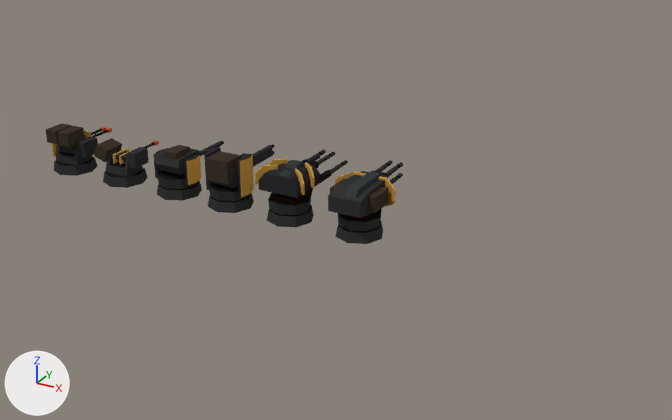
The Blender file blender/оружие/турель_пулеметная/турель_пулеметная.blend: old version first, new version second.
The view is the same before and after, from a 50 mm camera at (13.36, -16.44, 8.65) aimed at (3.87, 0.81, 0.02). Lighting does not change. The marker at lower left points along +X, +Y and +Z.

Before the edit, the objects in view are built like this:
```python
ob_турель_4_ствола = bpy.data.objects.new('турель_4_ствола', me_cube_006)
ob_турель_4_ствола.location = (3.14, 0.0, 0.0)
ob_турель_4_ствола_классика = bpy.data.objects.new('турель_4_ствола_классика', me_cube_007)
ob_турель_4_ствола_классика.location = (4.9, 0.0, 0.0)
ob_турель_крупный_калиб_2_ствола = bpy.data.objects.new('турель_крупный_калиб_2_ствола', me_cube_004)
ob_турель_крупный_калиб_2_ствола.location = (1.51, 0.0, 0.0)
ob_турель_пулеметная = bpy.data.objects.new('турель_пулеметная', me_cube_003)
ob_турель_пулеметная.location = (-1.68, 0.0, 0.0)
ob_турель_пулеметная_2_ствола = bpy.data.objects.new('турель_пулеметная_2_ствола', me_cube_002)
ob_турель_пулеметная_2_ствола.location = (-3.33, 0.0, 0.0)
ob_турель_пулеметная_крупный_калибр = bpy.data.objects.new('турель_пулеметная_крупный_калибр', me_cube_001)
ob_турель_пулеметная_крупный_калибр.location = (0.0, 0.0, 0.0)
```
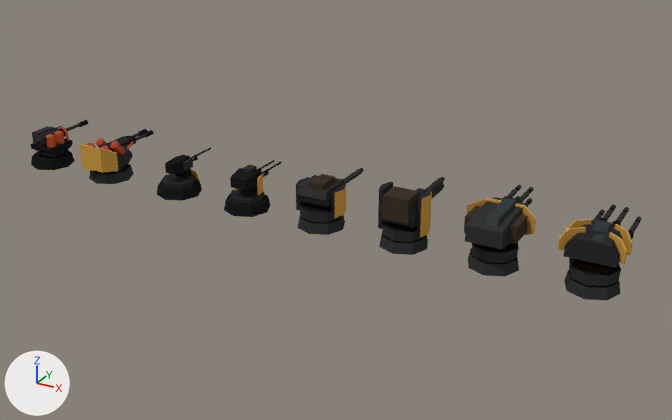
Pixel boxes (x1, y1, x2, y2) of what changed, in the pictures (672 x 420 px):
'турель_4_ствола', moved
    before: (255, 150, 348, 227)
    after: (558, 204, 642, 300)
'турель_4_ствола_классика', moved
    before: (328, 160, 403, 244)
    after: (464, 184, 536, 276)
'турель_крупный_калиб_2_ствола', moved
    before: (204, 144, 275, 213)
    after: (378, 177, 445, 255)
'турель_пулеметная_крупный_калибр', moved
    before: (154, 141, 224, 201)
    after: (296, 168, 363, 235)
'турель_пулеметная_2_ствола', deleted
    before: (46, 123, 112, 176)
'турель_огнемет_2_ствола', added
    after: (80, 129, 154, 184)
'турель_пулеметная', deleted
    before: (95, 138, 159, 188)
'турель_базовая_2_ствола', added (black)
    after: (224, 160, 282, 217)
'турель_огнемет', added (black)
    after: (31, 120, 88, 170)
'турель_пулеметная_базовая', added (black)
    after: (157, 147, 211, 201)

Patch to the scene script:
```diff
--- a/blender/оружие/турель_пулеметная/турель_пулеметная.blend.py
+++ b/blender/оружие/турель_пулеметная/турель_пулеметная.blend.py
@@ me_cube_010 @@
+me_cube_010.from_pydata(...)  # 348 vertices, 254 faces; spans x -0.55..0.55, y -0.64..1.55, z -0.01..0.99
+me_cube_010.materials.append(mat_общий_материал)  # picture img_общая_текстура_png_001
@@ me_cube_005 @@
+me_cube_005.from_pydata(...)  # 183 vertices, 132 faces; spans x -0.55..0.55, y -0.55..1.38, z -0.01..0.91
+me_cube_005.materials.append(mat_общий_материал)  # picture img_общая_текстура_png_001
@@ me_cube_009 @@
+me_cube_009.from_pydata(...)  # 202 vertices, 125 faces; spans x -0.55..0.55, y -0.55..1.35, z -0.01..0.94
+me_cube_009.materials.append(mat_общий_материал)  # picture img_общая_текстура_png_001
@@ me_cube_008 @@
+me_cube_008.from_pydata(...)  # 150 vertices, 95 faces; spans x -0.55..0.55, y -0.55..1.35, z -0.01..0.83
+me_cube_008.materials.append(mat_общий_материал)  # picture img_общая_текстура_png_001
@@ ob_турель_пулеметная @@
-ob_турель_пулеметная = bpy.data.objects.new('турель_пулеметная', me_cube_003)
-ob_турель_пулеметная.location = (-1.68, 0.0, 0.0)
@@ ob_турель_4_ствола @@
 ob_турель_4_ствола = bpy.data.objects.new('турель_4_ствола', me_cube_006)
-ob_турель_4_ствола.location = (3.14, 0.0, 0.0)
+ob_турель_4_ствола.location = (10.0, 0.0, 0.0)
@@ ob_турель_4_ствола_классика @@
 ob_турель_4_ствола_классика = bpy.data.objects.new('турель_4_ствола_классика', me_cube_007)
-ob_турель_4_ствола_классика.location = (4.9, 0.0, 0.0)
+ob_турель_4_ствола_классика.location = (7.98, 0.0, 0.0)
@@ ob_турель_пулеметная_крупный_калибр @@
 ob_турель_пулеметная_крупный_калибр = bpy.data.objects.new('турель_пулеметная_крупный_калибр', me_cube_001)
-ob_турель_пулеметная_крупный_калибр.location = (0.0, 0.0, 0.0)
+ob_турель_пулеметная_крупный_калибр.location = (3.95, 0.0, 0.0)
@@ ob_турель_крупный_калиб_2_ствола @@
 ob_турель_крупный_калиб_2_ствола = bpy.data.objects.new('турель_крупный_калиб_2_ствола', me_cube_004)
-ob_турель_крупный_калиб_2_ствола.location = (1.51, 0.0, 0.0)
+ob_турель_крупный_калиб_2_ствола.location = (5.97, 0.0, 0.0)
@@ ob_турель_пулеметная_2_ствола @@
-ob_турель_пулеметная_2_ствола = bpy.data.objects.new('турель_пулеметная_2_ствола', me_cube_002)
-ob_турель_пулеметная_2_ствола.location = (-3.33, 0.0, 0.0)
@@ ob_турель_огнемет_2_ствола @@
+ob_турель_огнемет_2_ствола = bpy.data.objects.new('турель_огнемет_2_ствола', me_cube_010)
+ob_турель_огнемет_2_ствола.location = (-2.13, 0.0, 0.0)
@@ ob_турель_огнемет @@
+ob_турель_огнемет = bpy.data.objects.new('турель_огнемет', me_cube_005)
+ob_турель_огнемет.location = (-4.12, 0.0, 0.0)
@@ ob_турель_базовая_2_ствола @@
+ob_турель_базовая_2_ствола = bpy.data.objects.new('турель_базовая_2_ствола', me_cube_009)
+ob_турель_базовая_2_ствола.location = (1.97, 0.0, 0.0)
@@ ob_турель_пулеметная_базовая @@
+ob_турель_пулеметная_базовая = bpy.data.objects.new('турель_пулеметная_базовая', me_cube_008)
+ob_турель_пулеметная_базовая.location = (0.0, 0.0, 0.0)
```
